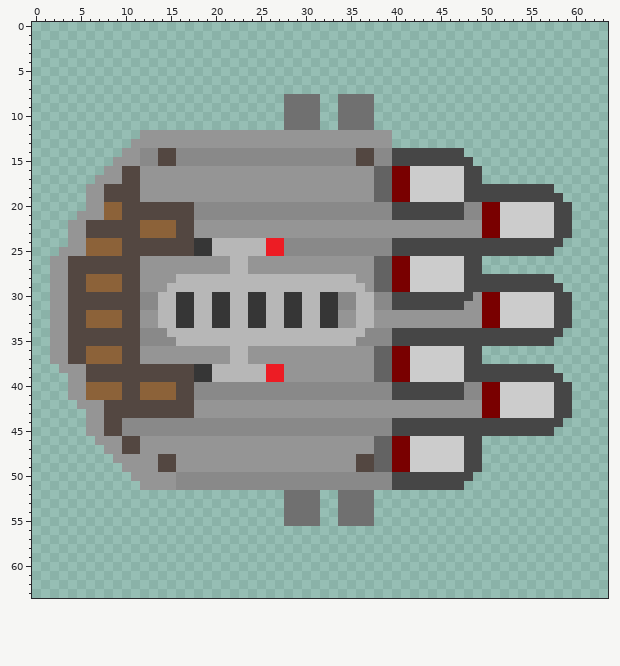
File history of a pixel-art sprite, images/MissileTowerTurret-1.png. Above: the version before the commit.
The file is 64x64 pixels.
The result:
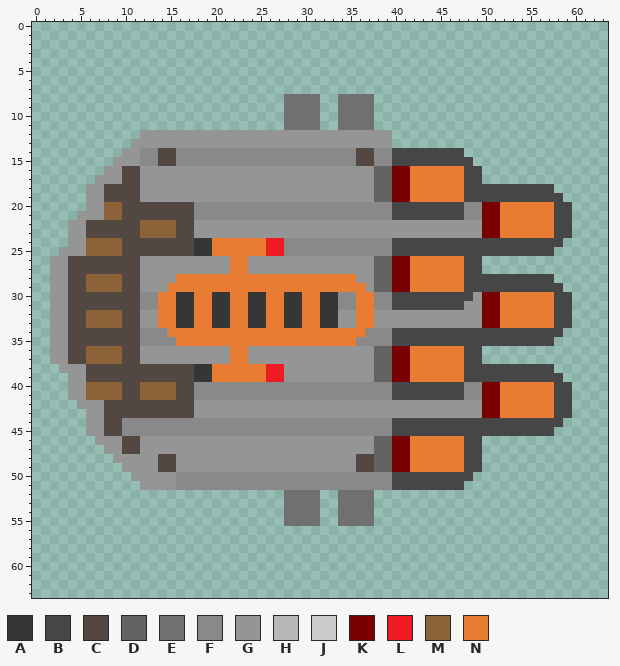
Palette (. is transparent): A #363636  B #464646  C #534741  D #636363  E #707070  F #898989  G #959595  H #b7b7b7  J #cccccc  K #790000  L #ed1c24  M #8c6239  N #e97c33
The author wrote: missile tower turrets tinted to match their base color
From old to new:
Changed rows in their new state; - is an unchanged pixel.
first column x 14:
16 ----------------------------NNNNNN----------
17 ----------------------------NNNNNN----------
18 ----------------------------NNNNNN----------
19 ----------------------------NNNNNN----------
20 --------------------------------------NNNNNN
21 --------------------------------------NNNNNN
22 --------------------------------------NNNNNN
23 --------------------------------------NNNNNN
24 ------NNNNNN--------------------------------
25 ------NNNNNN--------------------------------
26 --------NN------------------NNNNNN----------
27 --------NN------------------NNNNNN----------
28 --NNNNNNNNNNNNNNNNNNNN------NNNNNN----------
29 -NNNNNNNNNNNNNNNNNNNNNN-----NNNNNN----------
30 NN--NN--NN--NN--NN----NN--------------NNNNNN
31 NN--NN--NN--NN--NN----NN--------------NNNNNN
32 NN--NN--NN--NN--NN----NN--------------NNNNNN
33 NN--NN--NN--NN--NN----NN--------------NNNNNN
34 -NNNNNNNNNNNNNNNNNNNNNN---------------------
35 --NNNNNNNNNNNNNNNNNNNN----------------------
36 --------NN------------------NNNNNN----------
37 --------NN------------------NNNNNN----------
38 ------NNNNNN----------------NNNNNN----------
39 ------NNNNNN----------------NNNNNN----------
40 --------------------------------------NNNNNN
41 --------------------------------------NNNNNN
42 --------------------------------------NNNNNN
43 --------------------------------------NNNNNN
46 ----------------------------NNNNNN----------
47 ----------------------------NNNNNN----------
48 ----------------------------NNNNNN----------
49 ----------------------------NNNNNN----------
Pixel boxes of the changes (left, top, right, bottom) in both pictures:
changed: (410, 166, 464, 202)
changed: (500, 202, 554, 238)
changed: (158, 238, 374, 382)
changed: (410, 256, 464, 292)
changed: (500, 292, 554, 328)
changed: (410, 346, 464, 382)
changed: (500, 382, 554, 418)
changed: (410, 436, 464, 472)
